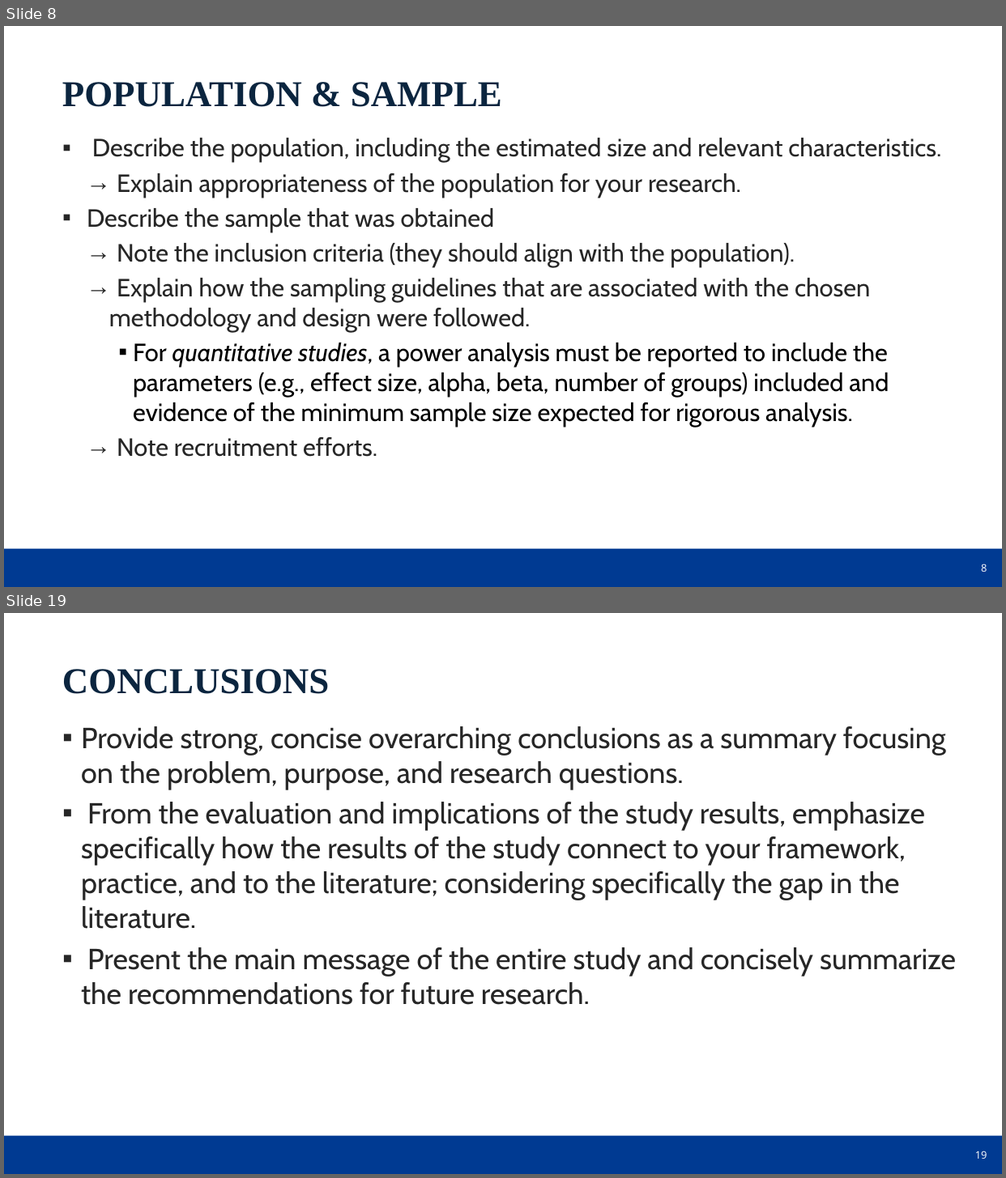
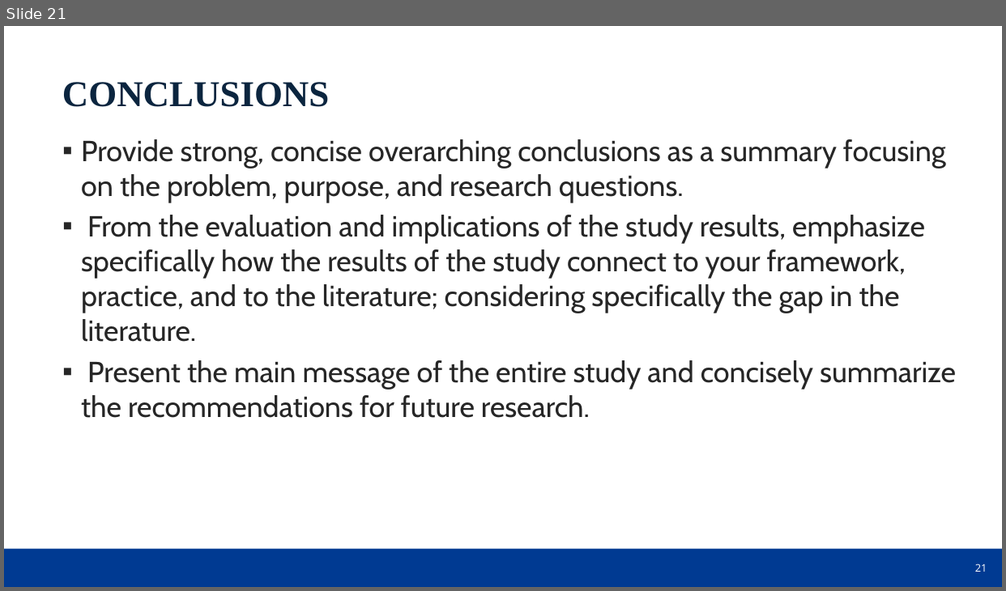
Before and after one commit to dr-natetorious/Dissertation, a slide deck: DSE_Quantitative_oral_defense_presentation_template_2022_NU.pptx. Shown one above the other, each under a label of ours: slides 8 and 19 before the commit, slide 21 after it; the slides between them are not shown. The pictures are 1006x1178 and 1006x591 pixels, drawn with LibreOffice and Linux fonts; fonts in the diff are those of the drawing; background and template pictures are left out. Boxes give left, top, right and bottom in pixels: in the first picture for what was removed or moved away, otherwise in the second. Text is boxed around its words. In the diff, an @@ line names an element or a change of style, - is before the commit and + after.

```diff
--- a/DSE_Quantitative_oral_defense_presentation_template_2022_NU.pptx
+++ b/DSE_Quantitative_oral_defense_presentation_template_2022_NU.pptx
@@ slide 8 removed at (x1=4, y1=26, x2=1002, y2=587), background picture (left out); not listed: 2 template elements that a slide beside it also shows @@
@@ text removed at (x1=62, y1=82, x2=502, y2=107) @@
-POPULATION & SAMPLE
@@ text removed at (x1=87, y1=138, x2=941, y2=457) @@
-▪ Describe the population, including the estimated size and relevant characteristics.
-  → Explain appropriateness of the population for your research.
-▪ Describe the sample that was obtained
-  → Note the inclusion criteria (they should align with the population).
-  → Explain how the sampling guidelines that are associated with the chosen methodology and design were followed.
-    ▪ For quantitative studies, a power analysis must be reported to include the parameters (e.g., effect size, alpha, beta, number of groups) included and evidence of the minimum sample size expected for rigorous analysis.
-  → Note recruitment efforts.
@@ what was slide 19 is now slide 21 @@
@@ page number at (x1=975, y1=564, x2=987, y2=572): text changed @@
-19
+21
```
Also in this commit, not shown: 3 slides changed, 18 slides added, 15 other slides removed, 3 other files.
